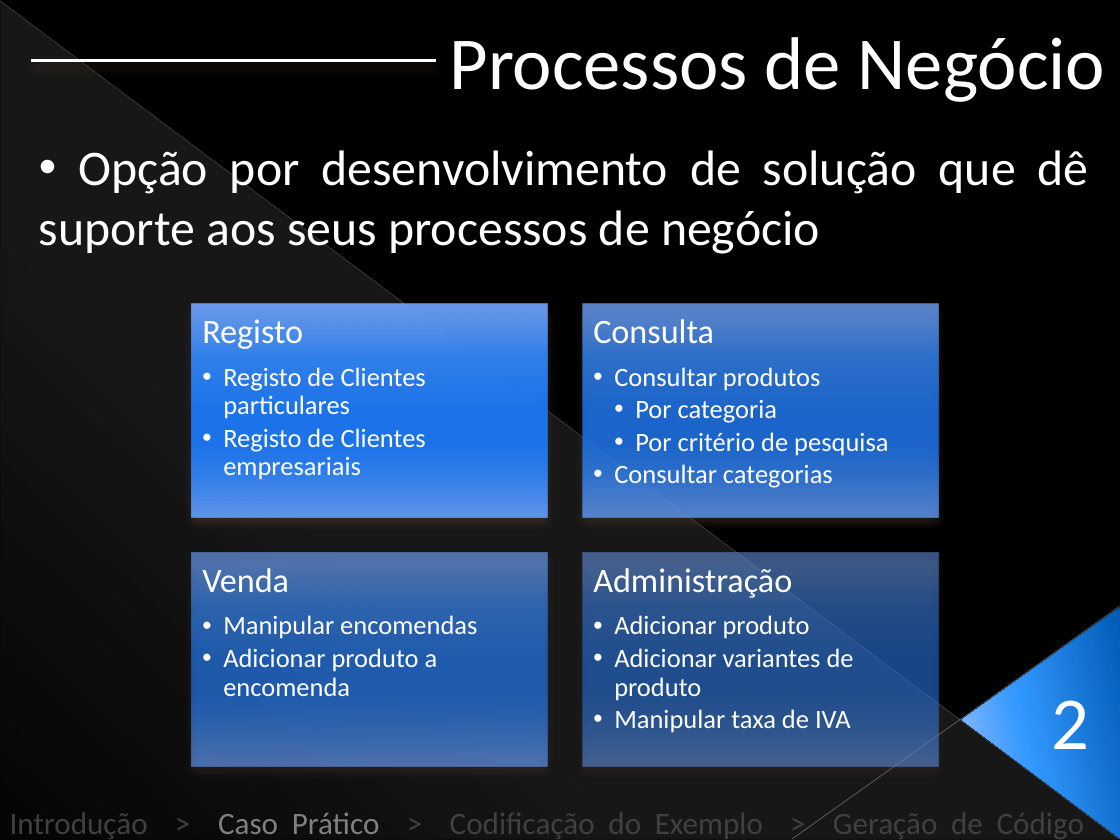
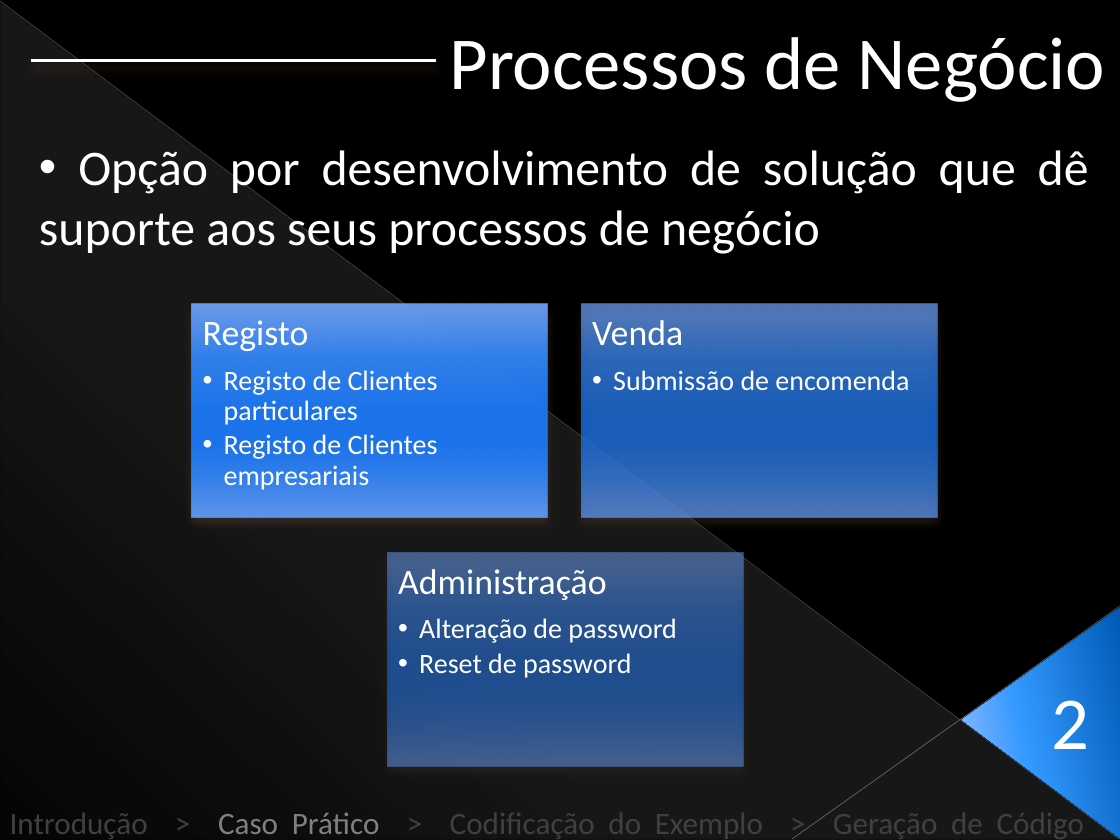
Before and after one commit to Netivski/projectoseminario, a slide deck: slide 14 of Apresentação Final/Presentation Sketch.pptx. Drawn at 1120x840 pixels with LibreOffice and Linux fonts; fonts in the diff are those of the drawing. Boxes give left, top, right and bottom in pixels: in the first picture for what was removed or moved away, otherwise in the second. Text is boxed around its words. In the diff, an @@ line names an element or a change of style, - is before the commit and + after.

```diff
--- a/Apresentação Final/Presentation Sketch.pptx
+++ b/Apresentação Final/Presentation Sketch.pptx
@@ text "Registo" at (x1=203, y1=320, x2=438, y2=490): size 22 to 23 pt in "Registo"; size 17 to 18 pt in "Registo de Clientes particulares", "Registo de Clientes empresariais" @@
@@ text at (x1=592, y1=320, x2=909, y2=390): text changed; size 17 to 18 pt @@
-Consulta
-  •• Consultar produtos
-    •• Por categoria
-    •• Por critério de pesquisa
-  •• Consultar categorias
+Venda
+  •• Submissão de encomenda
@@ rectangle removed at (x1=192, y1=553, x2=547, y2=766) @@
@@ text removed at (x1=202, y1=568, x2=477, y2=696) @@
-Venda
-  •• Manipular encomendas
-  •• Adicionar produto a encomenda
@@ rectangle moved from (x1=584, y1=553, x2=939, y2=766) to (x1=388, y1=553, x2=743, y2=766) @@
@@ text added at (x1=398, y1=569, x2=676, y2=678), 18 pt, text #FFFFFF @@
+Administração
+  •• Alteração de password
+  •• Reset de password
@@ text removed at (x1=593, y1=568, x2=854, y2=733) @@
-Administração
-  •• Adicionar produto
-  •• Adicionar variantes de produto
-  •• Manipular taxa de IVA
```
Also in this commit, not shown: 5 other slides changed, 1 slide added.
